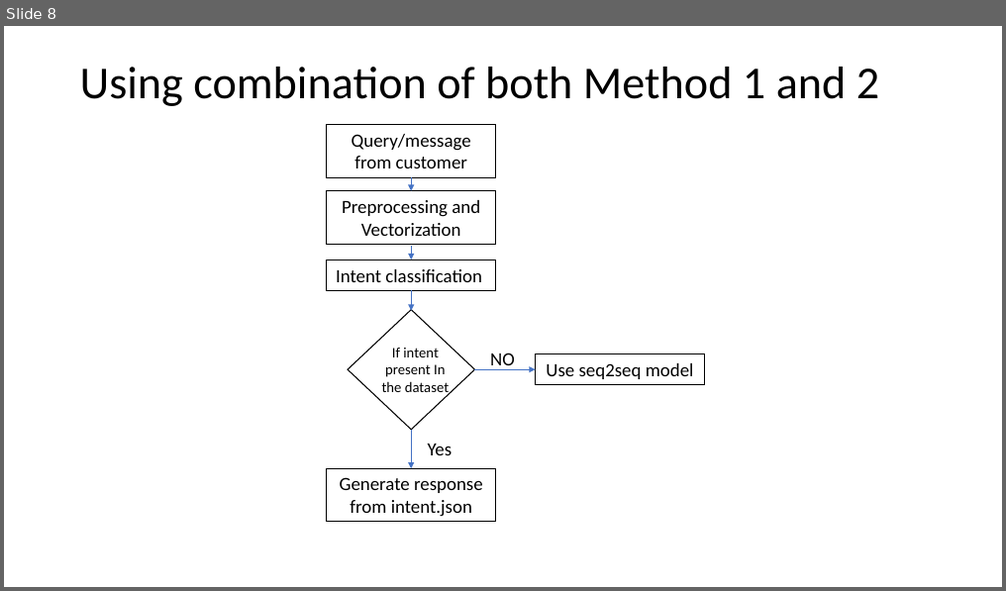
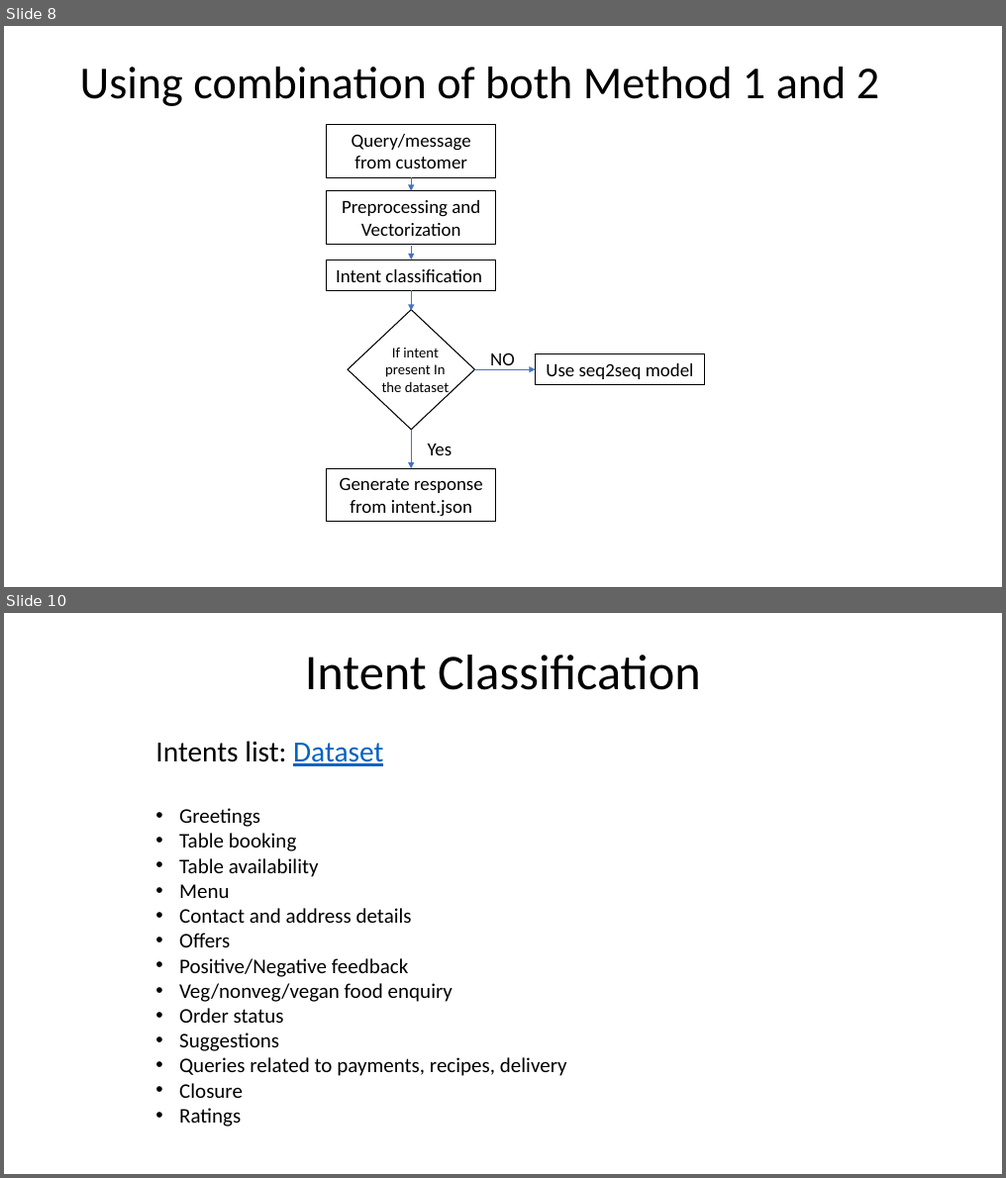
Before and after one commit to Pradnya1208/Intent-classification-based-food-delivery-chatbot, a slide deck: Research/Food Delivery Chatbot.pptx. Shown one above the other, each under a label of ours: slide 8 before the commit, slides 8 and 10 after it; the slides between them are not shown. The pictures are 1006x591 and 1006x1178 pixels, drawn with LibreOffice and Linux fonts; fonts in the diff are those of the drawing. Boxes give left, top, right and bottom in pixels: in the first picture for what was removed or moved away, otherwise in the second. Text is boxed around its words. In the diff, an @@ line names an element or a change of style, - is before the commit and + after.

```diff
--- a/Research/Food Delivery Chatbot.pptx
+++ b/Research/Food Delivery Chatbot.pptx
@@ slide 10 added at (4,613,1002,1174), background #FFFFFF @@
@@ text added at (305,655,701,690), 48 pt, text #000000 @@
+Intent Classification
@@ text added at (155,741,567,1127), 20 pt, text #000000 @@
+Intents list: Dataset
+• Greetings
+• Table booking
+• Table availability
+• Menu
+• Contact and address details
+• Offers
+• Positive/Negative feedback
+• Veg/nonveg/vegan food enquiry
+• Order status
+• Suggestions
+• Queries related to payments, recipes, delivery
+• Closure
+• Ratings
```
Also in this commit, not shown: 1 slide changed, 4 other slides added.
